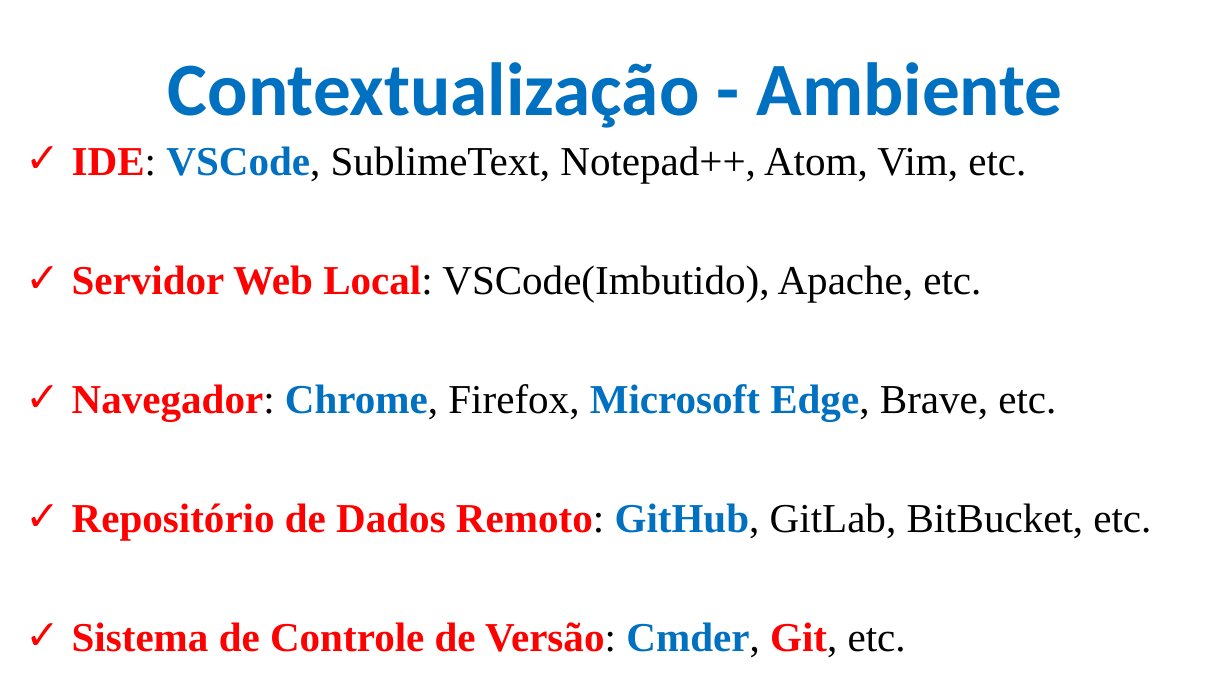
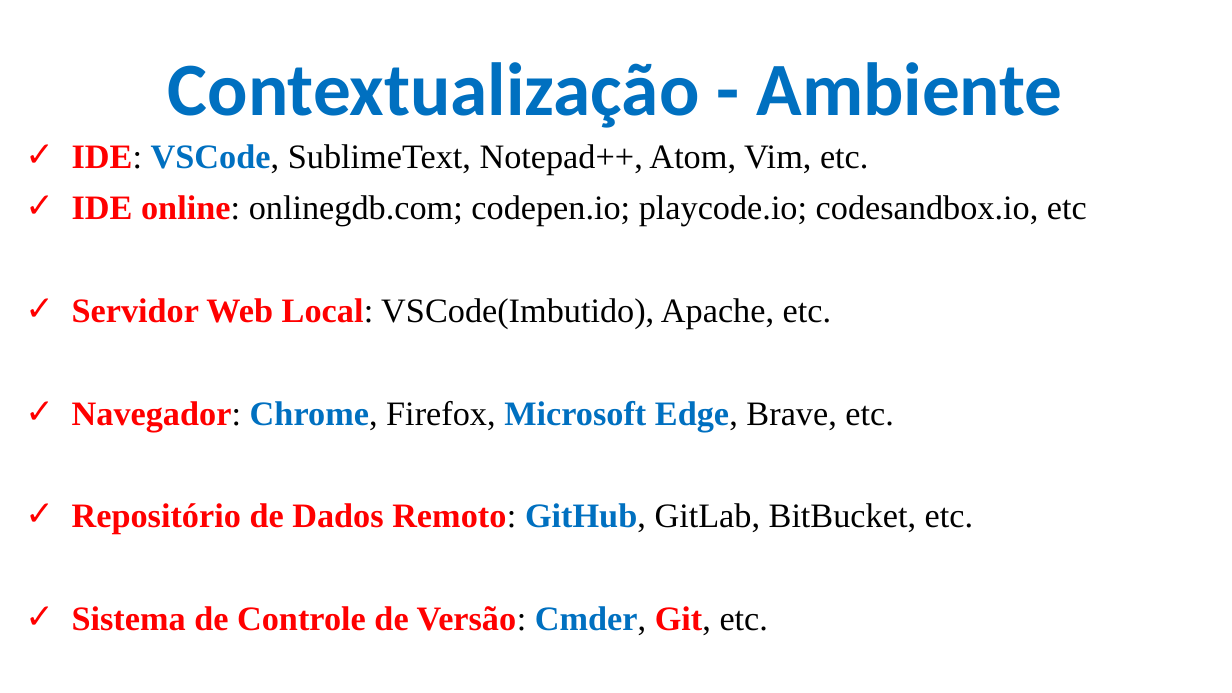
Before and after one commit to CloudEducationBrazil/WydenDesenvolvimentoWebPHP, a slide deck: slide 5 of 01 Classes/Aula 01 Desenvolvimento Web PHP Caracterização.pptx. Drawn at 1232x693 pixels with LibreOffice and Linux fonts; fonts in the diff are those of the drawing; background and template pictures are left out. Boxes give left, top, right and bottom in pixels: in the first picture for what was removed or moved away, otherwise in the second. Text is boxed around its words. In the diff, an @@ line names an element or a change of style, - is before the commit and + after.

```diff
--- a/01 Classes/Aula 01 Desenvolvimento Web PHP Caracterização.pptx
+++ b/01 Classes/Aula 01 Desenvolvimento Web PHP Caracterização.pptx
@@ text at <box>72,144,973,635</box>: size 24 to 20 pt in "IDE: VSCode, SublimeText, Notepad++, Atom, Vim, etc.", "Servidor Web Local: VSCode(Imbutido), Apache, etc.", "Navegador: Chrome, Firefox, Microsoft Edge, Brave, etc.", "Repositório de Dados Remoto: GitHub, GitLab, BitBucket, ..." and 1 more places @@
@@ text at <box>72,195,1087,226</box>: paragraph added @@
+✓ IDE online: onlinegdb.com; codepen.io; playcode.io; codesandbox.io, etc
```
Also in this commit, not shown: 1 other slide changed, 1 slide added.
